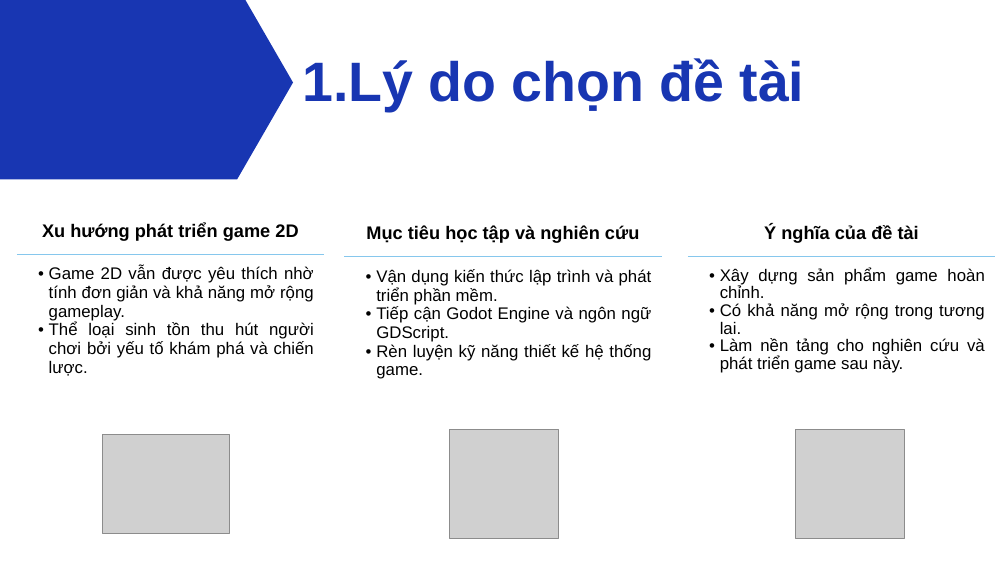
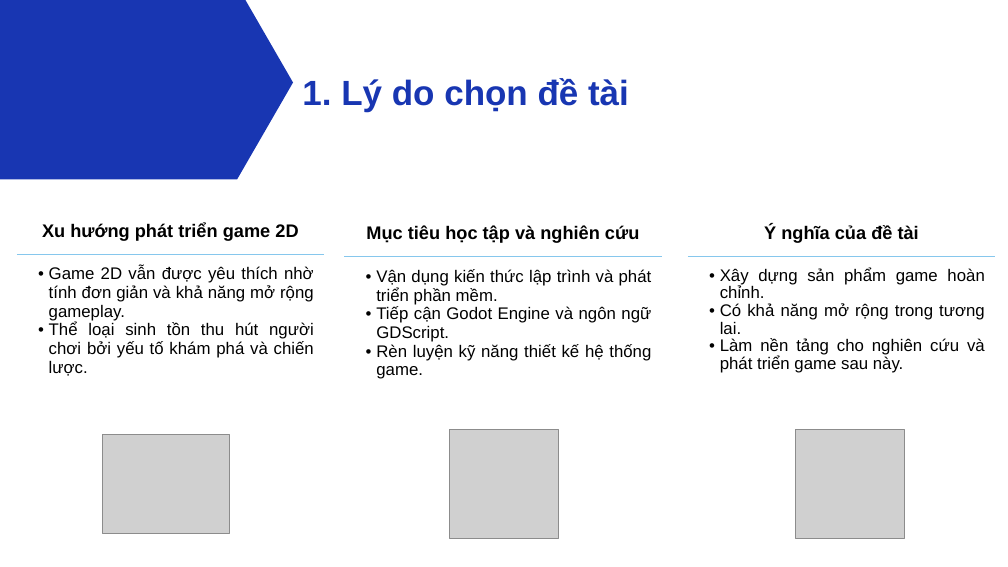
Before and after one commit to HaGiaLoc/tn-da22ttd-110122103-hagialoc-xaydungtrochoisinhton2d, a slide deck: slide 3 of thesis/abs/tn_slide.pptx. Drawn at 1008x567 pixels with LibreOffice and Linux fonts; fonts in the diff are those of the drawing; grey boxes stand for pictures. Boxes give left, top, right and bottom in pixels: in the first picture for what was removed or moved away, otherwise in the second. Text is boxed around its words. In the diff, an @@ line names an element or a change of style, - is before the commit and + after.

```diff
--- a/thesis/abs/tn_slide.pptx
+++ b/thesis/abs/tn_slide.pptx
@@ text at [302,78,629,112]: text changed; size 79.2 to 50 pt @@
-1.Lý do chọn đề tài
+1. Lý do chọn đề tài
```
Also in this commit, not shown: 8 other slides changed, 6 slides added, 9 slides removed.
